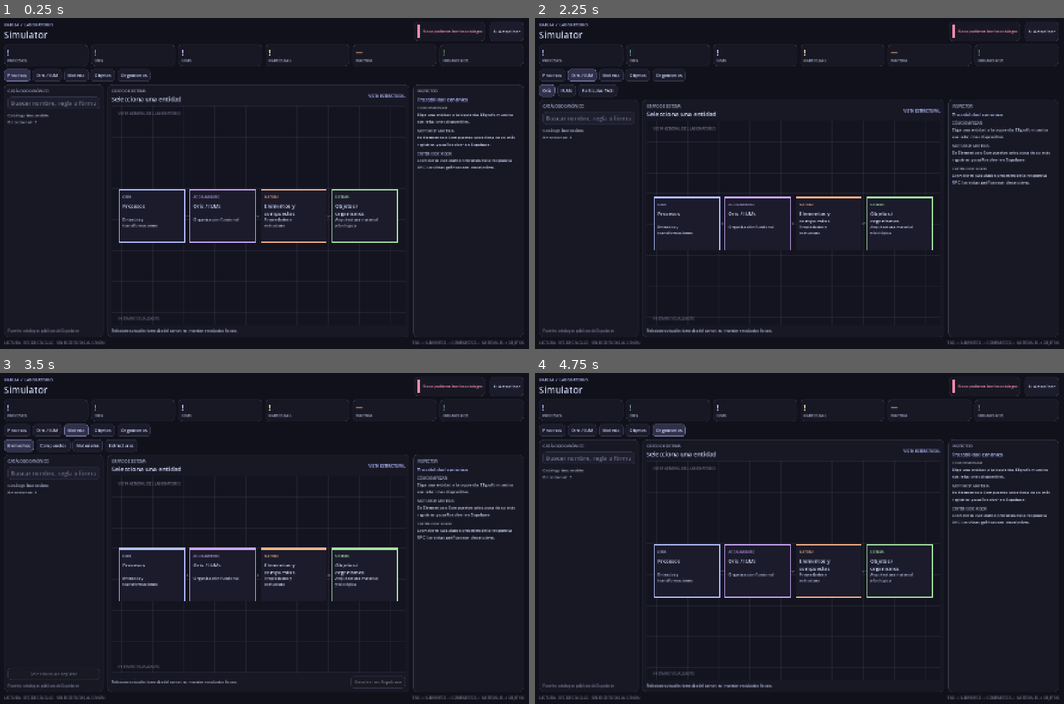
Above: before the commit, frames 1-4 (two rows, left to right).
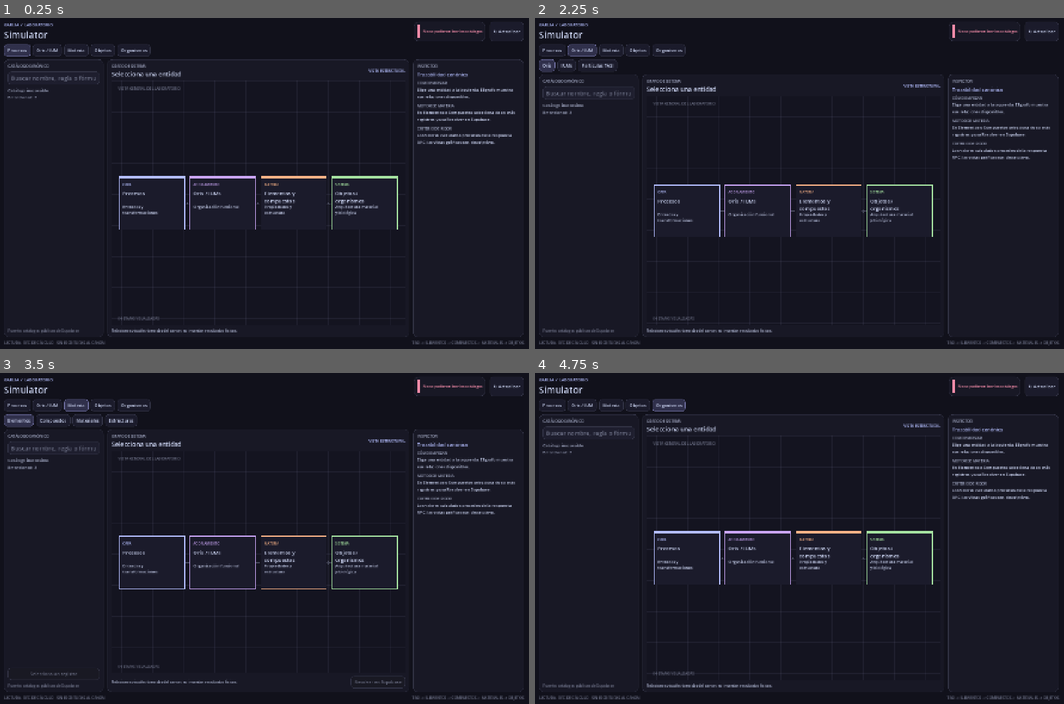
Above: after the commit, the same moments.

Repository: Franilover/Simulator
Game: Godot game, scene res://scenes/main.tscn
The game is run twice, just before and just after one commit, with the same random seed, the same clock (stepped at 60 frames per second) and the same inputs.
Inputs:
- Up to frame 1 (0.25 s): no input
- Up to frame 2 (2.25 s): click "↻ Actualizar" at 0.5 s; click "Procesos" at 1.25 s; click "Oris / IUM" at 2 s
- Up to frame 3 (3.5 s): click "Materia" at 2.75 s
- Up to frame 4 (4.75 s): click "Objetos" at 3.5 s; click "Organismos" at 4.25 s

The runs differ from the first frame. In frame 1, 5.7% of the frame differs, in the area x 0-99%, y 7-68%; in frame 2, 5.8%; in frame 3, 6.2%, in the area x 0-99%, y 7-69%; in frame 4, 5.8%.
Error after the commit: Invalid access to property or key 'procesos' on a base object of type 'Dictionary'. (res://scripts/simulator.gd:1285)

Commit message:
Remove redundant dashboard metric cards to reclaim workspace

Diff:
--- a/scripts/simulator.gd
+++ b/scripts/simulator.gd
@@ -195,29 +195,6 @@
 	status_label = _label("Conectando a Supabase", 10, MUTED)
 	connection_row.add_child(status_label)
 	header.add_child(_button("↻ Actualizar", Callable(self, "_reload_catalogues"), false))
-
-	var metrics := HBoxContainer.new()
-	metrics.add_theme_constant_override("separation", 8)
-	page.add_child(metrics)
-	var metrics_data := [
-		{"key": "procesos", "name": "PROCESOS", "tint": ACCENT},
-		{"key": "oris", "name": "ORIS", "tint": TEAL},
-		{"key": "iums", "name": "IUMS", "tint": LAVENDER},
-		{"key": "particulas", "name": "PARTÍCULAS", "tint": YELLOW},
-		{"key": "materia", "name": "MATERIA", "tint": ORANGE},
-		{"key": "organismos", "name": "ORGANISMOS", "tint": GREEN}
-	]
-	for metric in metrics_data:
-		var card := _panel()
-		card.size_flags_horizontal = Control.SIZE_EXPAND_FILL
-		metrics.add_child(card)
-		var content := VBoxContainer.new()
-		content.add_theme_constant_override("separation", 1)
-		card.add_child(_with_margin(content, 9))
-		var value_label := _label("—", 19, metric["tint"])
-		content.add_child(value_label)
-		content.add_child(_label(metric["name"], 9, MUTED))
-		count_labels[metric["key"]] = value_label
 
 	mode_tabs = HBoxContainer.new()
 	mode_tabs.add_theme_constant_override("separation", 6)
